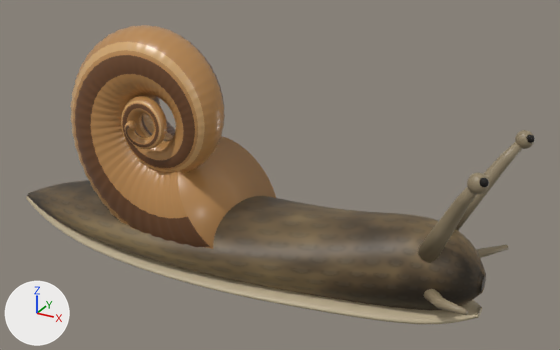
The Blender file assets/models/snail.blend as it was, and as the next commit left it.
Both versions are drawn from a 50 mm camera at (2.14, -3.36, 2.34) aimed at (0.3, -0.02, 0.67). Lighting does not change. The marker at lower left points along +X, +Y and +Z. The older version comes first.

Objects in the first picture: 'Continuous spiral shell', 'Lower tentacle', 'Muscular crawling foot', 'Pale sole edge', 'Upper tentacle', 'Upper tentacle.001' and 5 more.
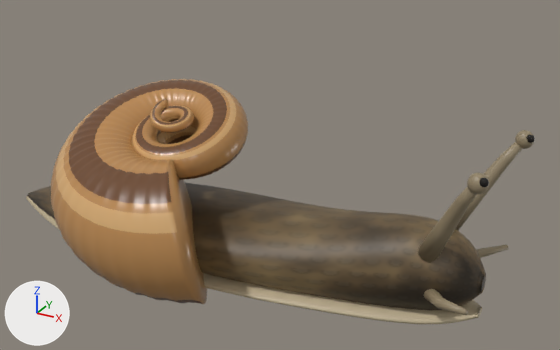
ob_shell_sway is not drawn itself; it is the parent of ob_continuous_spiral_shell.

Boxes (x1, y1, x2, y2) around the edits, measured in the pictures (560 x 350 px):
'Continuous spiral shell', moved: before (71, 25, 276, 249); after (51, 79, 248, 304)

Patch to the scene script:
```diff
--- a/assets/models/snail.blend.py
+++ b/assets/models/snail.blend.py
@@ ob_shell_sway @@
 ob_shell_sway = bpy.data.objects.new('Shell sway', None)
-ob_shell_sway.location = (-0.35, 0.0, 0.91)
+ob_shell_sway.parent = ob_shell_tilt
+ob_shell_sway.location = (0.0, 0.0, 0.0)
@@ ob_shell_tilt @@
+ob_shell_tilt = bpy.data.objects.new('Shell tilt', None)
+ob_shell_tilt.location = (-0.35, 0.0, 0.6)
+ob_shell_tilt.rotation_euler = (-1.2, 0.0, 0.0)  # degrees (-69, 0, 0)
```
